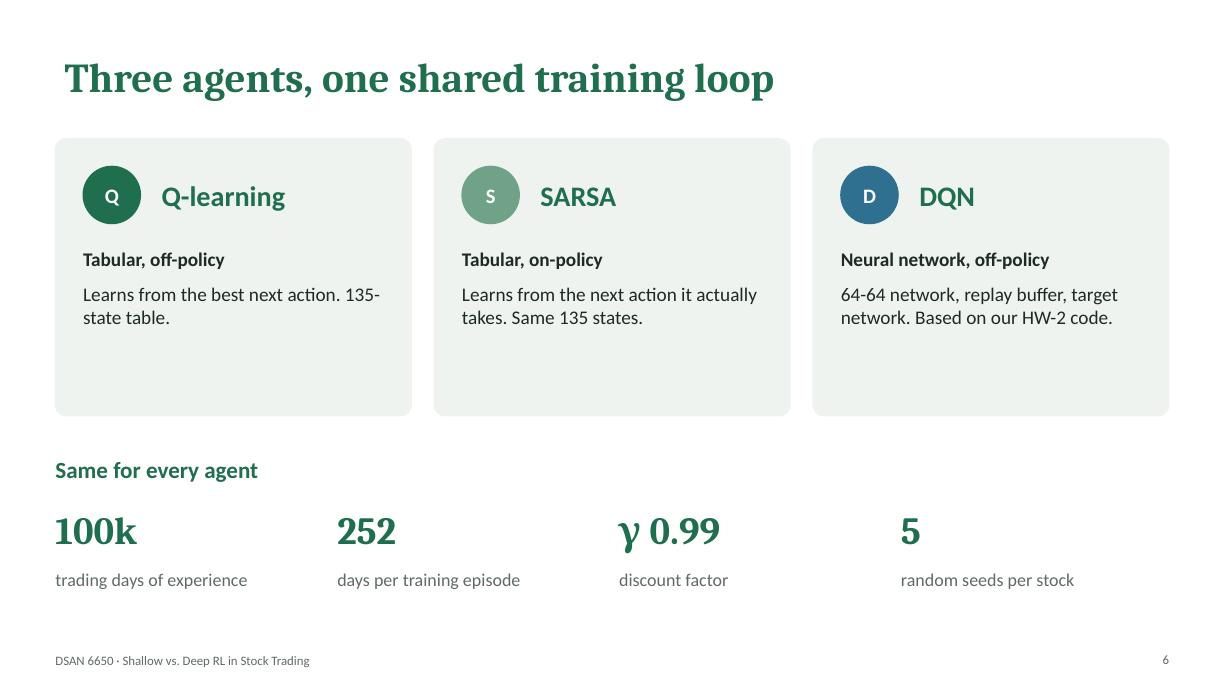
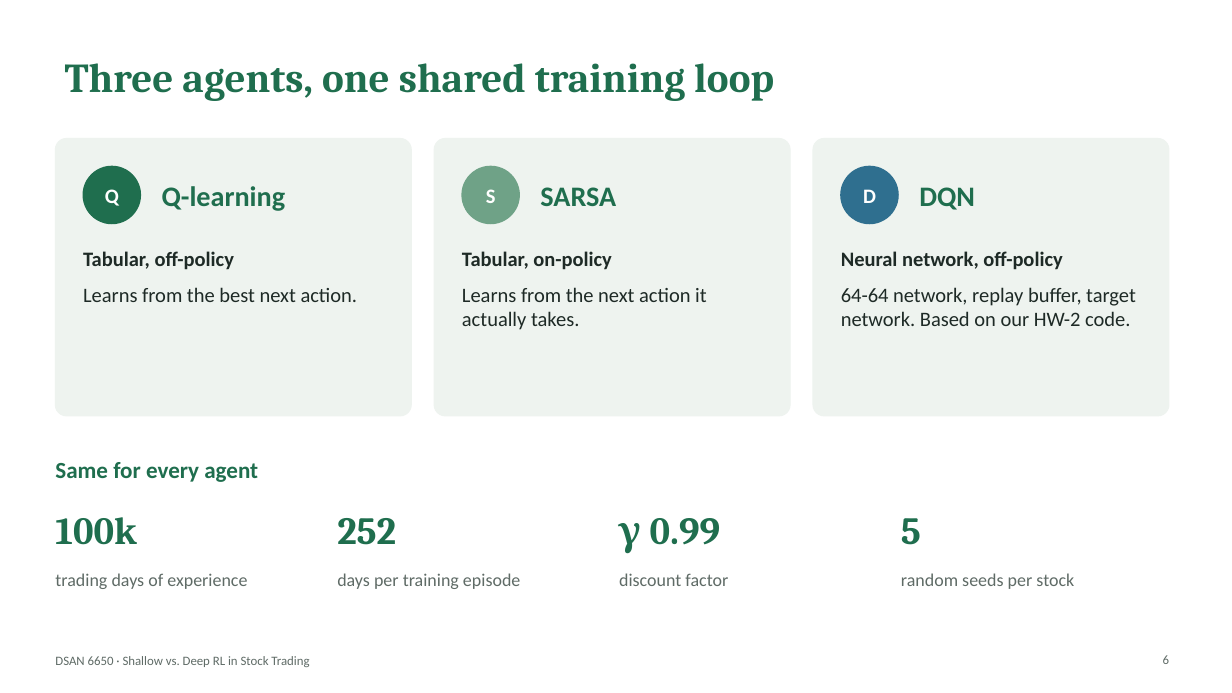
Before and after one commit to TarynDeng/6650-Final, a slide deck: slide 6 of slides/6650_final_presentation.pptx. Drawn at 1232x693 pixels with LibreOffice and Linux fonts; fonts in the diff are those of the drawing. Boxes give left, top, right and bottom in pixels: in the first picture for what was removed or moved away, otherwise in the second. Text is boxed around its words. In the diff, an @@ line names an element or a change of style, - is before the commit and + after.

```diff
--- a/slides/6650_final_presentation.pptx
+++ b/slides/6650_final_presentation.pptx
@@ text at (83, 287, 358, 302): text changed; size 15 to 16 pt @@
-Learns from the best next action. 135-state table.
+Learns from the best next action.
@@ text at (462, 287, 707, 330): text changed; size 15 to 16 pt @@
-Learns from the next action it actually takes. Same 135 states.
+Learns from the next action it actually takes.
@@ size 15 to 16 pt in 4 elements at (83, 251, 234, 270), (462, 251, 612, 270), (841, 251, 1062, 270), (841, 287, 1136, 326) @@
```
Also in this commit, not shown: 11 other slides changed, 1 slide added, 1 slide removed, 17 other files.
